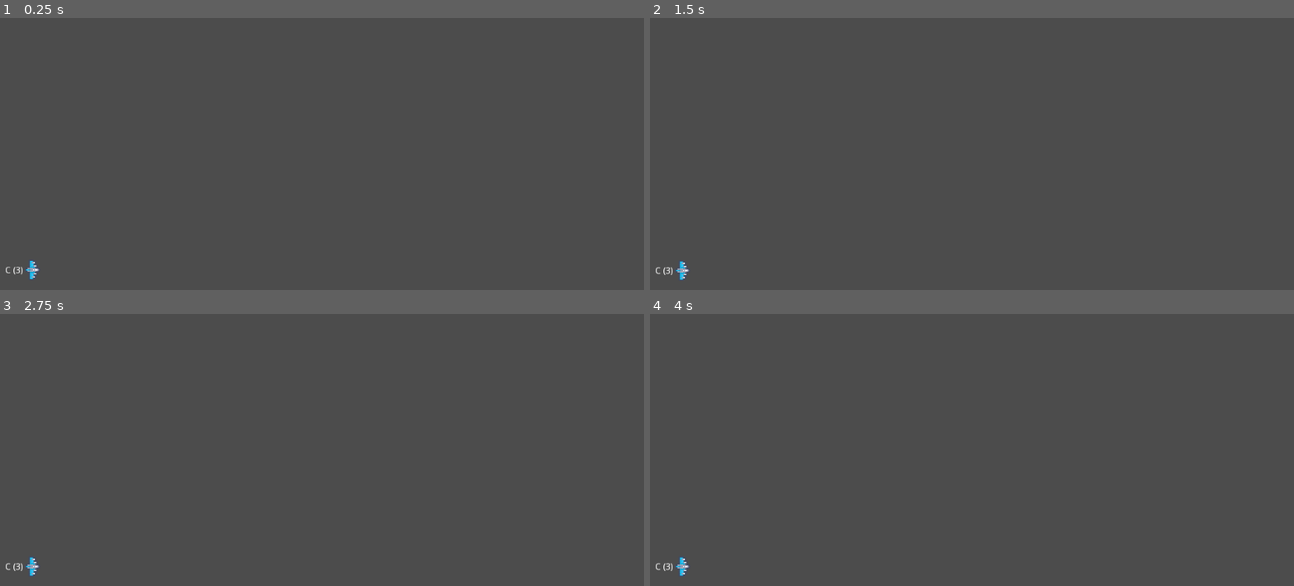
Above: before the commit, frames 1-4 (two rows, left to right).
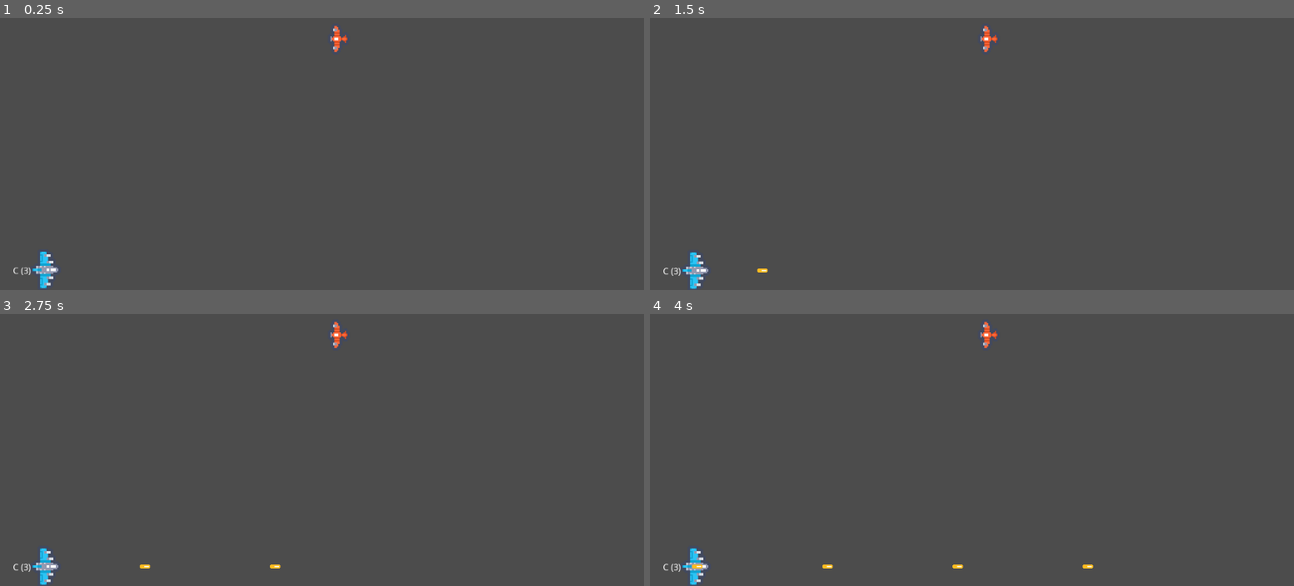
Above: after the commit, the same moments.

Repository: VojtaStruhar/recorder-madness
Game: Godot game, scene res://Minigames/Tyrian/TyrianLevel.tscn
Two runs of this game, one before a commit and one after it. Both use one fixed random seed, a clock stepped at 60 frames per second and the inputs below. This scene is started directly instead of the project's main scene.
Inputs:
- Up to frame 1 (0.25 s): no input
- Up to frame 2 (1.5 s): no input
- Up to frame 3 (2.75 s): no input
- Up to frame 4 (4 s): no input

The runs differ from the first frame. In frame 1, 0.5% of the frame differs, in the area x 0-54%, y 2-100%; in frame 2, 0.5%; in frame 3, 0.5%; in frame 4, 0.6%, in the area x 0-69%, y 2-100%.

Commit message:
Shooting an enemy
+ Added countryside tiles (with bullets and eplosions)
+ Added enemy. Stationary so far, but has a death animation :)
+ Player spaceship shoots bullets, that collide with enemies.

Diff:
--- /dev/null
+++ b/Minigames/Tyrian/TyrianBullet.tscn
@@ -0,0 +1,33 @@
+[gd_scene load_steps=4 format=2]
+
+[ext_resource path="res://Assets/countryside_tiles.png" type="Texture" id=1]
+
+[sub_resource type="GDScript" id=1]
+script/source = "extends Node2D
+
+export var speed = 200
+
+func _process(delta):
+	position.x += speed * delta
+
+func _on_Area2D_area_entered(area):
+	queue_free()
+"
+
+[sub_resource type="CircleShape2D" id=2]
+
+[node name="Bullet" type="Node2D"]
+script = SubResource( 1 )
+
+[node name="Sprite" type="Sprite" parent="."]
+rotation = 1.5708
+texture = ExtResource( 1 )
+hframes = 12
+vframes = 10
+
+[node name="Area2D" type="Area2D" parent="."]
+
+[node name="CollisionShape2D" type="CollisionShape2D" parent="Area2D"]
+shape = SubResource( 2 )
+
+[connection signal="area_entered" from="Area2D" to="." method="_on_Area2D_area_entered"]
--- /dev/null
+++ b/Minigames/Tyrian/TyrianEnemy.gd
@@ -0,0 +1,7 @@
+extends Node2D
+
+onready var animationPlayer = $AnimationPlayer
+
+func _on_Area2D_area_entered(area):
+	print("area entered enemy plane")
+	animationPlayer.play("Death")
--- /dev/null
+++ b/Minigames/Tyrian/TyrianEnemy.tscn
@@ -0,0 +1,147 @@
+[gd_scene load_steps=8 format=2]
+
+[ext_resource path="res://Minigames/Tyrian/TyrianEnemy.gd" type="Script" id=1]
+[ext_resource path="res://Assets/spaceships_packed.png" type="Texture" id=2]
+[ext_resource path="res://Assets/countryside_tiles.png" type="Texture" id=3]
+
+[sub_resource type="CircleShape2D" id=1]
+
+[sub_resource type="Animation" id=2]
+resource_name = "Death"
+length = 0.6
+tracks/0/type = "value"
+tracks/0/path = NodePath("Sprite:visible")
+tracks/0/interp = 1
+tracks/0/loop_wrap = true
+tracks/0/imported = false
+tracks/0/enabled = true
+tracks/0/keys = {
+"times": PoolRealArray( 0, 0.2 ),
+"transitions": PoolRealArray( 1, 1 ),
+"update": 1,
+"values": [ true, false ]
+}
+tracks/1/type = "value"
+tracks/1/path = NodePath("Explosion:visible")
+tracks/1/interp = 1
+tracks/1/loop_wrap = true
+tracks/1/imported = false
+tracks/1/enabled = true
+tracks/1/keys = {
+"times": PoolRealArray( -0.1, 0, 0.6 ),
+"transitions": PoolRealArray( 1, 1, 1 ),
+"update": 1,
+"values": [ true, true, false ]
+}
+tracks/2/type = "value"
+tracks/2/path = NodePath("Explosion:scale")
+tracks/2/interp = 1
+tracks/2/loop_wrap = true
+tracks/2/imported = false
+tracks/2/enabled = true
+tracks/2/keys = {
+"times": PoolRealArray( 0, 0.2, 0.3 ),
+"transitions": PoolRealArray( 1, 1, 1 ),
+"update": 1,
+"values": [ Vector2( 1, 1 ), Vector2( 1.5, 1.5 ), Vector2( 1, 1 ) ]
+}
+tracks/3/type = "value"
+tracks/3/path = NodePath("Explosion:frame")
+tracks/3/interp = 1
+tracks/3/loop_wrap = true
+tracks/3/imported = false
+tracks/3/enabled = true
+tracks/3/keys = {
+"times": PoolRealArray( 0, 0.1, 0.4, 0.5 ),
+"transitions": PoolRealArray( 1, 1, 1, 1 ),
+"update": 1,
+"values": [ 4, 5, 6, 7 ]
+}
+tracks/4/type = "method"
+tracks/4/path = NodePath(".")
+tracks/4/interp = 1
+tracks/4/loop_wrap = true
+tracks/4/imported = false
+tracks/4/enabled = true
+tracks/4/keys = {
+"times": PoolRealArray( 0.6 ),
+"transitions": PoolRealArray( 1 ),
+"values": [ {
+"args": [  ],
+"method": "queue_free"
+} ]
+}
+
+[sub_resource type="Animation" id=4]
+resource_name = "Nothing"
+
+[sub_resource type="Animation" id=3]
+length = 0.001
+tracks/0/type = "value"
+tracks/0/path = NodePath("Explosion:visible")
+tracks/0/interp = 1
+tracks/0/loop_wrap = true
+tracks/0/imported = false
+tracks/0/enabled = true
+tracks/0/keys = {
+"times": PoolRealArray( 0 ),
+"transitions": PoolRealArray( 1 ),
+"update": 0,
+"values": [ true ]
+}
+tracks/1/type = "value"
+tracks/1/path = NodePath("Explosion:scale")
+tracks/1/interp = 1
+tracks/1/loop_wrap = true
+tracks/1/imported = false
+tracks/1/enabled = true
+tracks/1/keys = {
+"times": PoolRealArray( 0 ),
+"transitions": PoolRealArray( 1 ),
+"update": 0,
+"values": [ Vector2( 1, 1 ) ]
+}
+tracks/2/type = "value"
+tracks/2/path = NodePath("Explosion:frame")
+tracks/2/interp = 1
+tracks/2/loop_wrap = true
+tracks/2/imported = false
+tracks/2/enabled = true
+tracks/2/keys = {
+"times": PoolRealArray( 0 ),
+"transitions": PoolRealArray( 1 ),
+"update": 0,
+"values": [ 4 ]
+}
+
+[node name="Enemy" type="Node2D"]
+scale = Vector2( 2, 2 )
+script = ExtResource( 1 )
+
+[node name="Sprite" type="Sprite" parent="."]
+rotation = -1.5708
+texture = ExtResource( 2 )
+hframes = 4
+vframes = 6
+frame = 9
+
+[node name="Area2D" type="Area2D" parent="Sprite"]
+rotation = 1.5708
+
+[node name="CollisionShape2D" type="CollisionShape2D" parent="Sprite/Area2D"]
+shape = SubResource( 1 )
+
+[node name="Explosion" type="Sprite" parent="."]
+visible = false
+rotation = -1.5708
+texture = ExtResource( 3 )
+hframes = 12
+vframes = 10
+frame = 4
+
+[node name="AnimationPlayer" type="AnimationPlayer" parent="."]
+anims/Death = SubResource( 2 )
+anims/Nothing = SubResource( 4 )
+anims/RESET = SubResource( 3 )
+
+[connection signal="area_entered" from="Sprite/Area2D" to="." method="_on_Area2D_area_entered"]
--- a/Minigames/Tyrian/TyrianLevel.tscn
+++ b/Minigames/Tyrian/TyrianLevel.tscn
@@ -1,8 +1,9 @@
-[gd_scene load_steps=4 format=2]
+[gd_scene load_steps=5 format=2]
 
 [ext_resource path="res://Assets/spaceships_packed.png" type="Texture" id=1]
 [ext_resource path="res://SoundMagic/MicrophoneInput.tscn" type="PackedScene" id=2]
 [ext_resource path="res://Minigames/Tyrian/TyrianSpaceship.gd" type="Script" id=3]
+[ext_resource path="res://Minigames/Tyrian/TyrianEnemy.tscn" type="PackedScene" id=4]
 
 [node name="TyrianLevel" type="Node2D"]
 
@@ -10,30 +11,39 @@
 position = Vector2( 512, 300 )
 
 [node name="UpperBound" type="Position2D" parent="."]
-position = Vector2( 60, 30 )
+position = Vector2( 80, 30 )
 
 [node name="LowerBound" type="Position2D" parent="."]
-position = Vector2( 60, 570 )
+position = Vector2( 80, 570 )
 
 [node name="MicrophoneInput" parent="." instance=ExtResource( 2 )]
 processing_mode = 0
 NOTES_BUFFER_SIZE = 3
 
 [node name="Player" type="Node2D" parent="."]
-position = Vector2( 60, 300 )
+position = Vector2( 80, 300 )
 script = ExtResource( 3 )
 
 [node name="Spaceship" type="Sprite" parent="Player"]
 rotation = 1.57079
+scale = Vector2( 2, 2 )
 texture = ExtResource( 1 )
 hframes = 4
 vframes = 6
 
 [node name="Label" type="Label" parent="Player"]
-margin_left = -51.0
-margin_top = -6.0
-margin_right = -14.0
-margin_bottom = 25.0
+margin_left = -59.0
+margin_top = -5.0
+margin_right = -22.0
+margin_bottom = 26.0
 text = "C# (5)
 "
 align = 2
+
+[node name="Timer" type="Timer" parent="Player"]
+autostart = true
+
+[node name="Enemy" parent="." instance=ExtResource( 4 )]
+position = Vector2( 530, 213 )
+
+[connection signal="timeout" from="Player/Timer" to="Player" method="_on_Timer_timeout"]
--- a/Minigames/Tyrian/TyrianSpaceship.gd
+++ b/Minigames/Tyrian/TyrianSpaceship.gd
@@ -4,6 +4,7 @@
 onready var lowerBound = $"../LowerBound"
 onready var fletnicka := $"../MicrophoneInput"
 onready var noteLabel := $Label
+onready var bulletTemplate = preload("res://Minigames/Tyrian/TyrianBullet.tscn")
 
 onready var extents: float = lowerBound.position.y - upperBound.position.y
 
@@ -15,3 +16,12 @@
 	tween.tween_property(self, "position", Vector2(position.x, target_y), 0.1)
 
 	noteLabel.text = NoteFrequencies.names[round(fletnicka.current_note)]
+
+func _on_FireTimer_timeout():
+	print()
+
+
+func _on_Timer_timeout():
+	var bullet = bulletTemplate.instance()
+	get_parent().add_child(bullet)
+	bullet.position = position
Binary file added: Assets/countryside_tiles.png
Not shown, added: Assets/countryside_tiles.png.import
